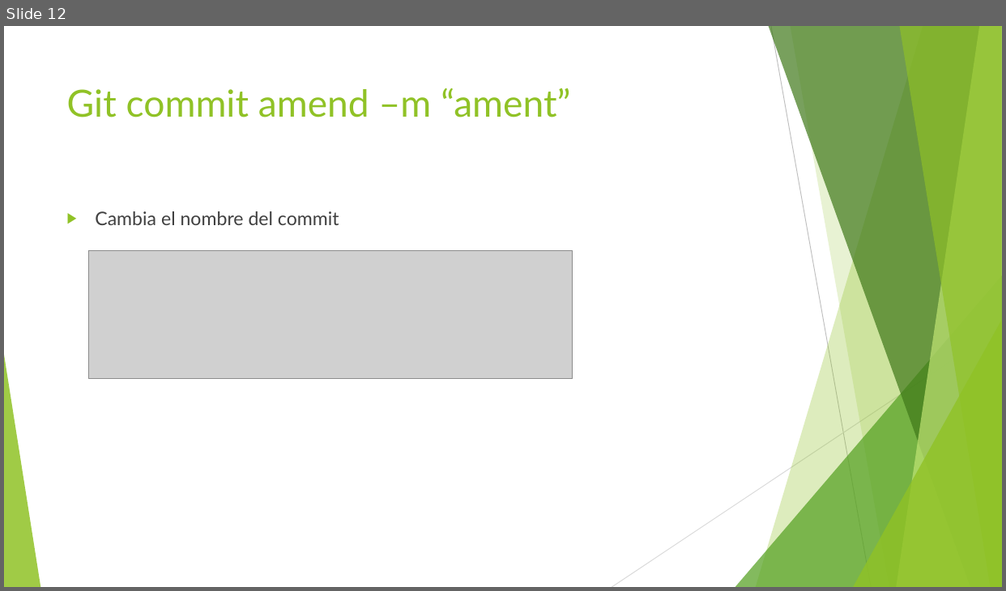
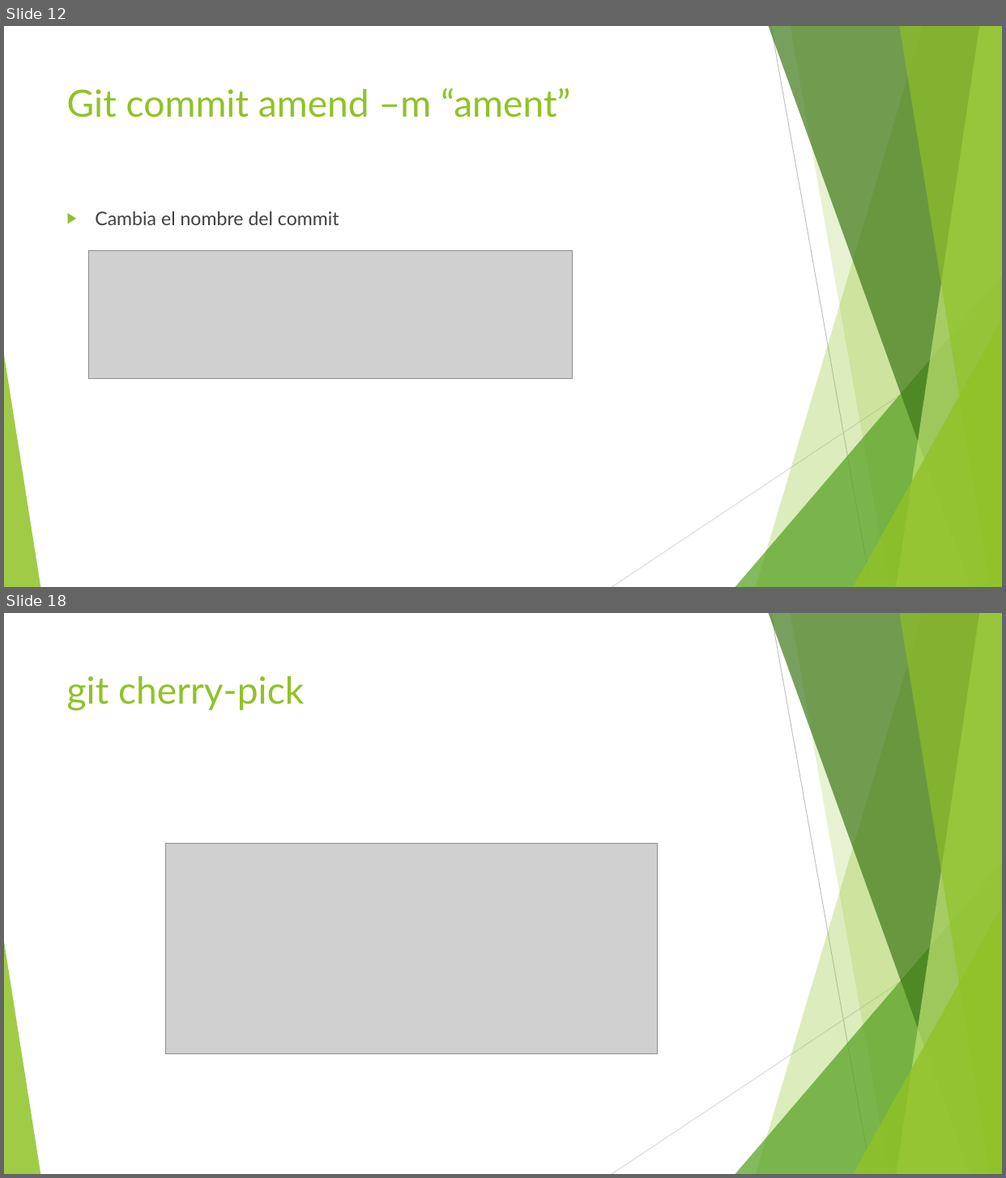
Before and after one commit to Benjamin98100/Benja-Activity21062022, a slide deck: Practica Git y GitHub.pptx. Shown one above the other, each under a label of ours: slide 12 before the commit, slides 12 and 18 after it; the slides between them are not shown. The pictures are 1006x591 and 1006x1178 pixels, drawn with LibreOffice and Linux fonts; fonts in the diff are those of the drawing; grey boxes stand for pictures. Boxes give left, top, right and bottom in pixels: in the first picture for what was removed or moved away, otherwise in the second. Text is boxed around its words. In the diff, an @@ line names an element or a change of style, - is before the commit and + after.

```diff
--- a/Practica Git y GitHub.pptx
+++ b/Practica Git y GitHub.pptx
@@ slide 18 added at box(4, 613, 1002, 1174), background #FFFFFF; not listed: 10 template elements that a slide beside it also shows @@
@@ title added at box(67, 676, 304, 711), 36 pt, text #90C226 @@
+git cherry-pick
@@ picture added at box(166, 844, 658, 1054) @@
```
Also in this commit, not shown: 5 other slides added, 1 slide removed.
